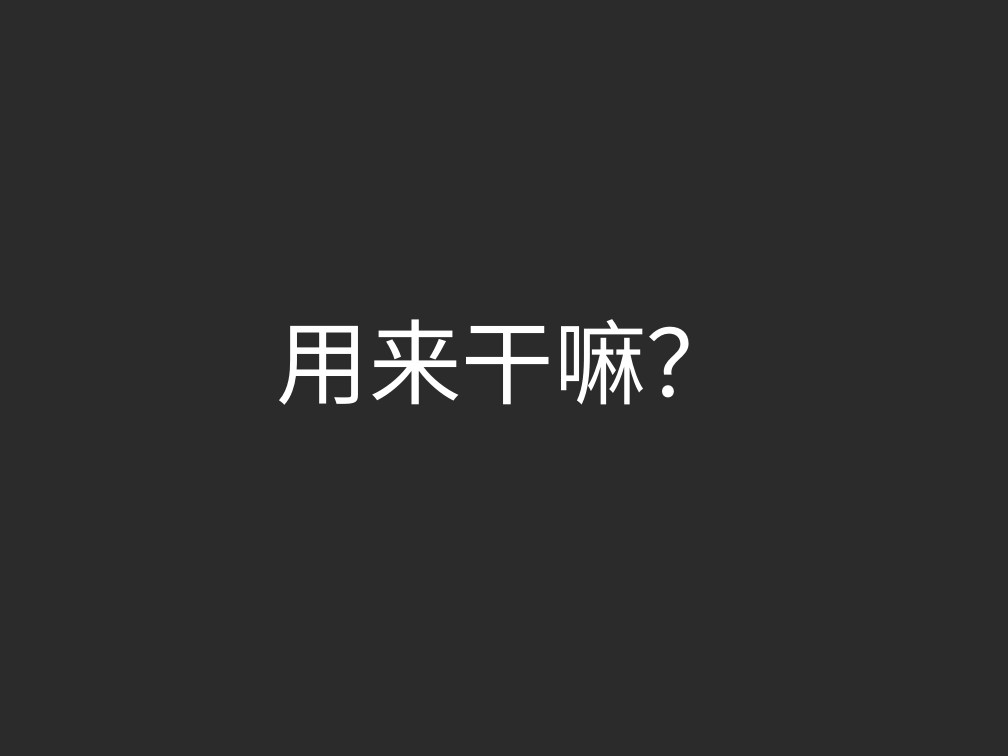
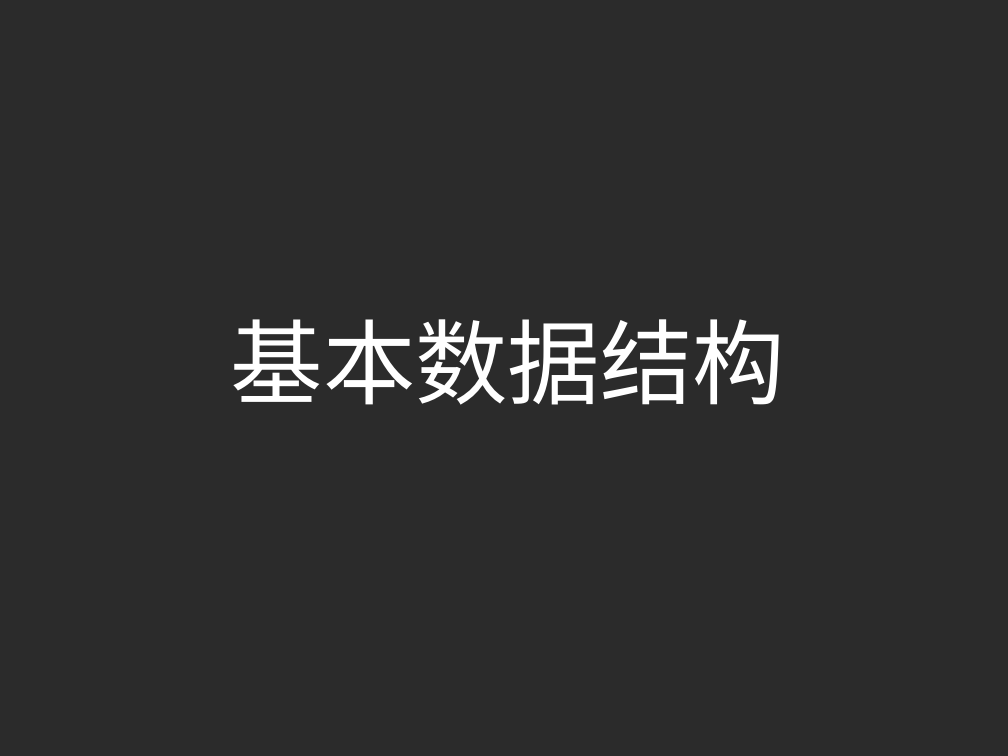
Before and after one commit to yellowb/redis-application-sharing, a slide deck: slide 6 of doc/SD_EP01_Redis_Adv_Application.pptx. Drawn at 1008x756 pixels with LibreOffice and Linux fonts; fonts in the diff are those of the drawing; background and template pictures are left out; a plain dark background stands for a picture behind light text. Boxes give left, top, right and bottom in pixels: in the first picture for what was removed or moved away, otherwise in the second. Text is boxed around its words. In the diff, an @@ line names an element or a change of style, - is before the commit and + after.

Commit message:
add PPT

```diff
--- a/doc/SD_EP01_Redis_Adv_Application.pptx
+++ b/doc/SD_EP01_Redis_Adv_Application.pptx
@@ title at box(231, 319, 785, 405): text changed; font Arial to Noto Sans CJK SC @@
-用来干嘛？
+基本数据结构
```
Also in this commit, not shown: 1 other slide changed, 1 other file.
